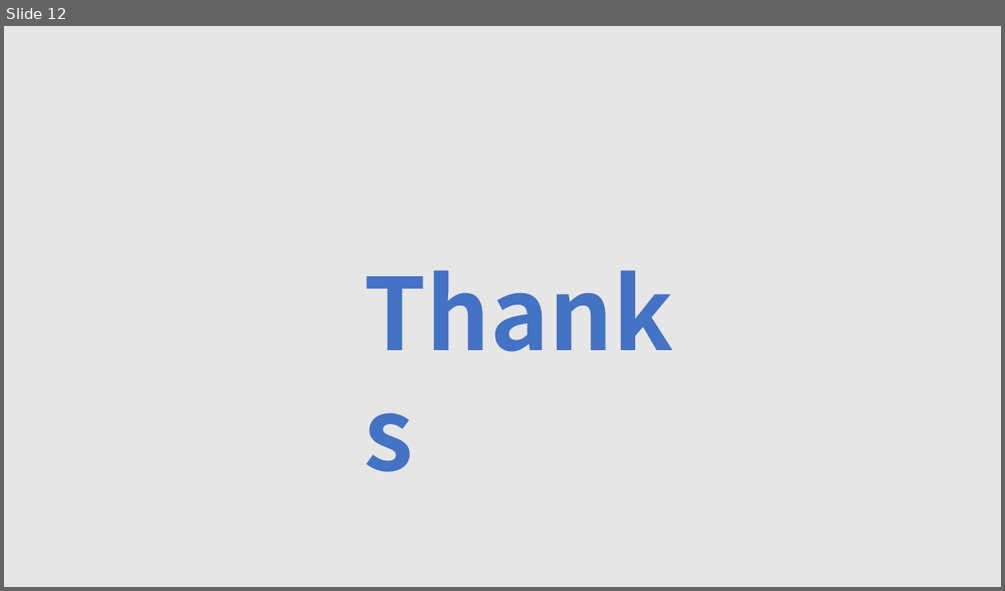
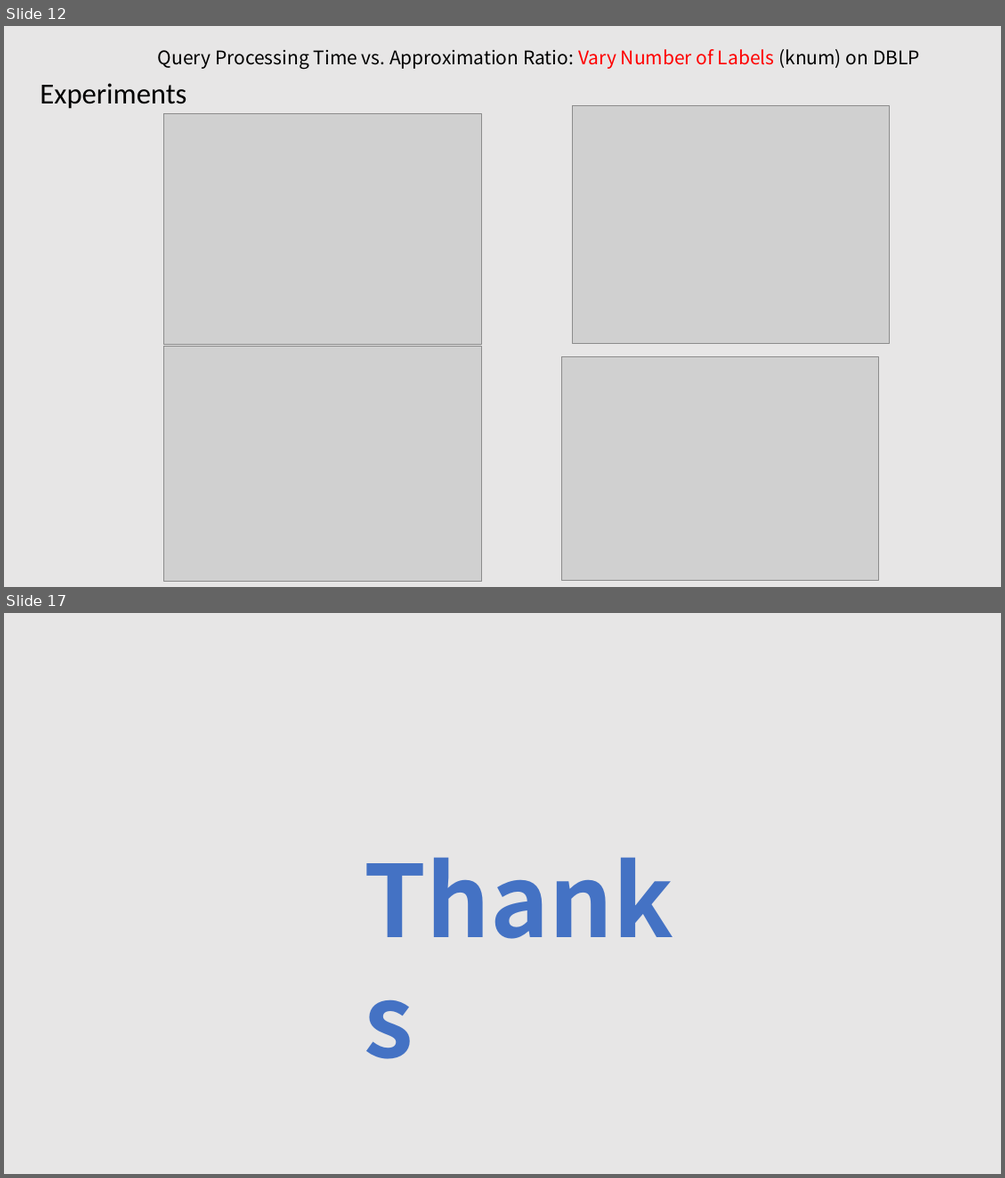
Before and after one commit to tianzhuwei/PPT, a slide deck: Efficient and Progressive GST Search.pptx. Shown one above the other, each under a label of ours: slide 12 before the commit, slides 12 and 17 after it; the slides between them are not shown. The pictures are 1005x591 and 1005x1178 pixels, drawn with LibreOffice and Linux fonts; fonts in the diff are those of the drawing; grey boxes stand for pictures. Boxes give left, top, right and bottom in pixels: in the first picture for what was removed or moved away, otherwise in the second. Text is boxed around its words. In the diff, an @@ line names an element or a change of style, - is before the commit and + after.

```diff
--- a/Efficient and Progressive GST Search.pptx
+++ b/Efficient and Progressive GST Search.pptx
@@ slide 12 added at bbox=[4, 26, 1001, 587], background #E7E6E6 @@
@@ text added at bbox=[158, 49, 920, 69], 18 pt, text #000000 @@
+Query Processing Time vs. Approximation Ratio: Vary Number of Labels (knum) on DBLP
@@ text added at bbox=[40, 83, 186, 109], 28 pt, text #000000 @@
+Experiments
@@ picture added at bbox=[164, 114, 482, 345] @@
@@ picture added at bbox=[573, 106, 890, 344] @@
@@ picture added at bbox=[164, 346, 482, 580] @@
@@ picture added at bbox=[561, 356, 878, 580] @@
@@ what was slide 12 is now slide 17 @@
```
Also in this commit, not shown: 4 slides changed, 6 other slides added, 2 slides removed.
